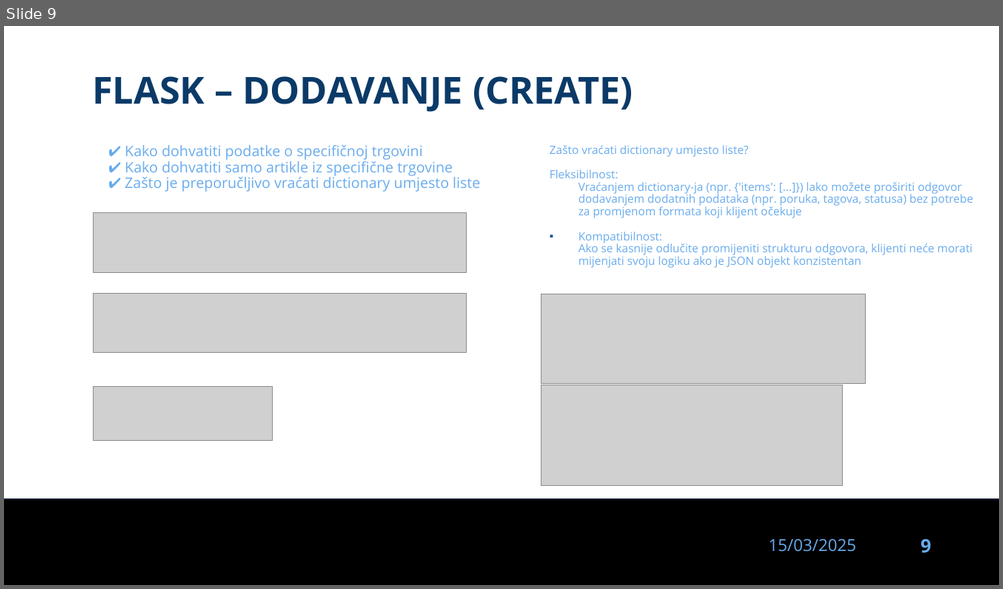
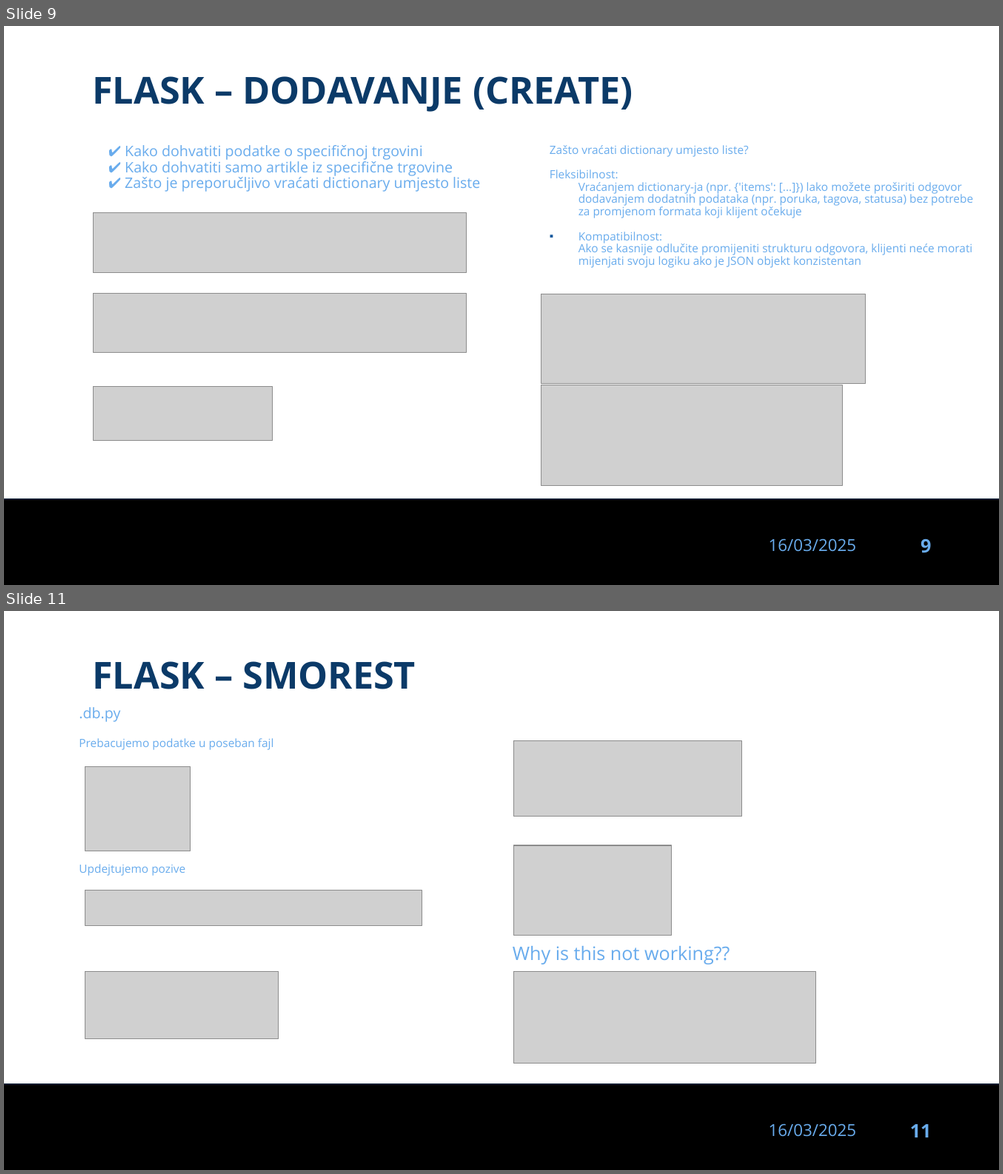
Before and after one commit to dinoDuvnjak/CTK, a slide deck: Bootcamp/flask/flask.pptx. Shown one above the other, each under a label of ours: slide 9 before the commit, slides 9 and 11 after it; the slides between them are not shown. The pictures are 1003x589 and 1003x1174 pixels, drawn with LibreOffice and Linux fonts; fonts in the diff are those of the drawing; grey boxes stand for pictures; background and template pictures are left out. Boxes give left, top, right and bottom in pixels: in the first picture for what was removed or moved away, otherwise in the second. Text is boxed around its words. In the diff, an @@ line names an element or a change of style, - is before the commit and + after.

Commit message:
flask wip smorest

```diff
--- a/Bootcamp/flask/flask.pptx
+++ b/Bootcamp/flask/flask.pptx
@@ slide 11 added at (4,611,999,1170), background #FFFFFF; not listed: 3 template elements that a slide beside it also shows @@
@@ text added at (92,661,416,689), 36 pt, text #0B3A68, bold @@
+FLASK – SMOREST
@@ text added at (79,707,274,750), 11 pt, text #69ACED @@
+.db.py
+Prebacujemo podatke u poseban fajl
@@ picture added at (514,741,741,817) @@
@@ picture added at (85,766,190,851) @@
@@ picture added at (514,846,671,937) @@
@@ text added at (79,864,185,876), 11 pt, text #69ACED @@
+Updejtujemo pozive
@@ picture added at (85,890,421,925) @@
@@ text added at (512,946,729,965), 18 pt, text #69ACED @@
+Why is this not working??
@@ picture added at (85,972,279,1039) @@
@@ picture added at (514,972,815,1064) @@
@@ slide 9 changed as well @@
@@ text at (768,539,856,552): text changed @@
-15/03/2025
+16/03/2025
```
Also in this commit, not shown: 8 other slides changed, 2 other slides added, 2 slides removed, 5 other files.
